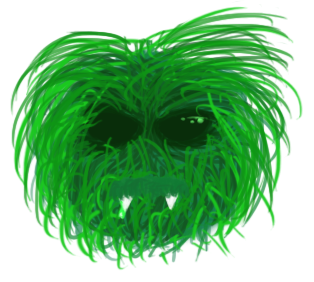
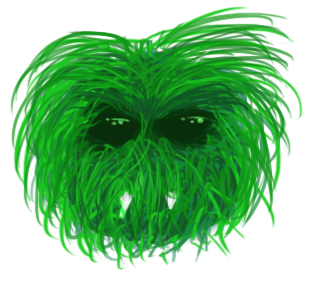
Comparing the layer stacks of the two 314×282 images. Changes:
hid "mustache" over [30,84,191,203]
moved "uppper hair" above "teeth", painted on it over [25,26,254,245]
painted on "lower hair" over [41,42,249,198]
added layer "eye highlights" above "eyes" over [103,117,130,126]
